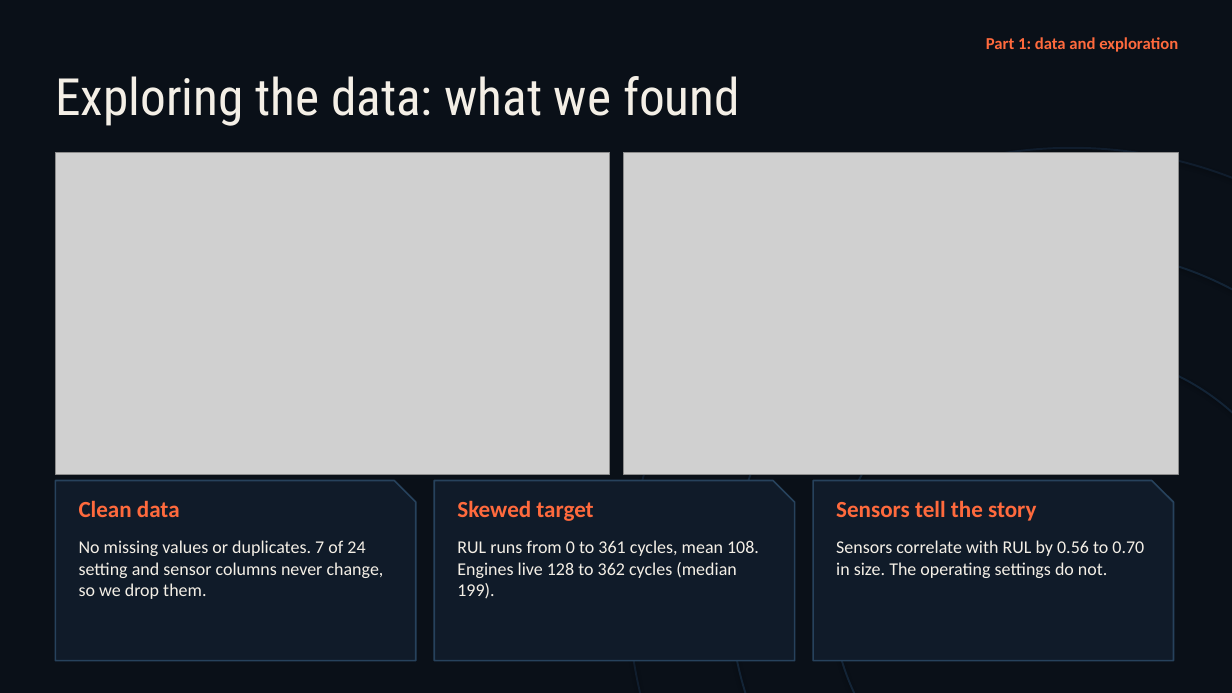
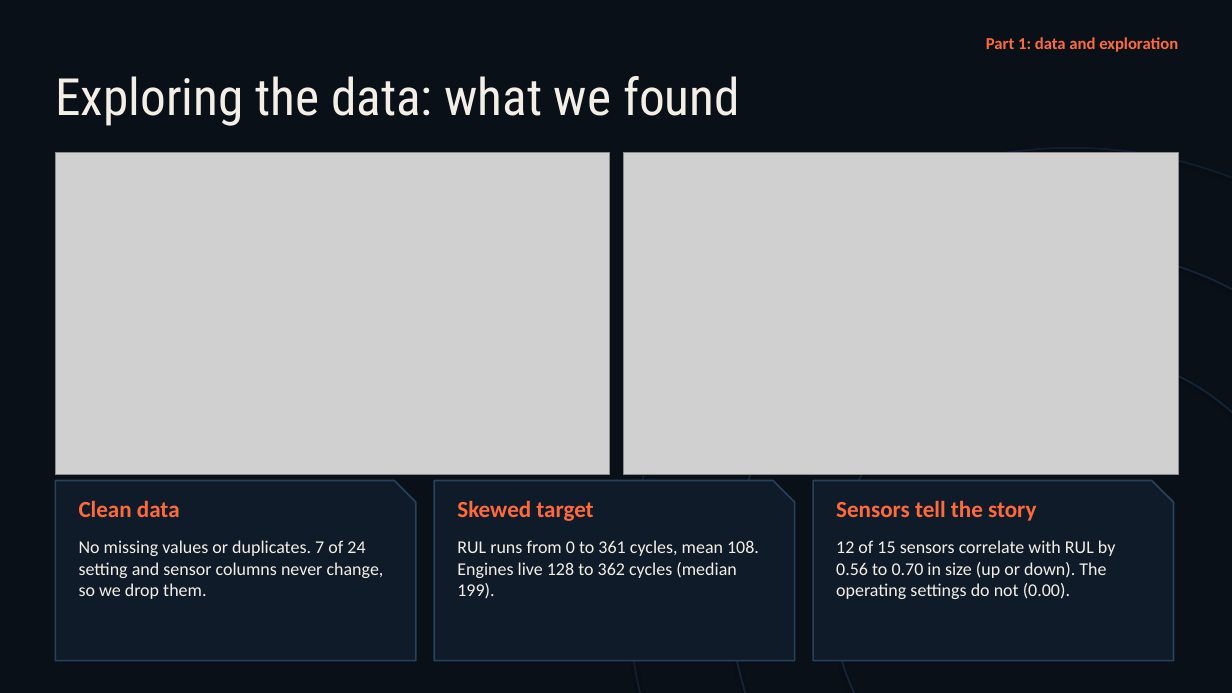
Before and after one commit to Shog7777/engine-rul-project, a slide deck: slide 3 of Presentation/Engine-RUL-Presentation.pptx (slide 12 before the commit). Drawn at 1232x693 pixels with LibreOffice and Linux fonts; fonts in the diff are those of the drawing; grey boxes stand for pictures. Boxes give left, top, right and bottom in pixels: in the first picture for what was removed or moved away, otherwise in the second. Text is boxed around its words. In the diff, an @@ line names an element or a change of style, - is before the commit and + after.

```diff
--- a/Presentation/Engine-RUL-Presentation.pptx
+++ b/Presentation/Engine-RUL-Presentation.pptx
@@ text at [836, 540, 1116, 599]: text changed @@
-Sensors correlate with RUL by 0.56 to 0.70 in size. The operating settings do not.
+12 of 15 sensors correlate with RUL by 0.56 to 0.70 in size (up or down). The operating settings do not (0.00).
```
Also in this commit, not shown: 5 other slides changed, 2 slides added, 19 slides removed, 1 other file.
